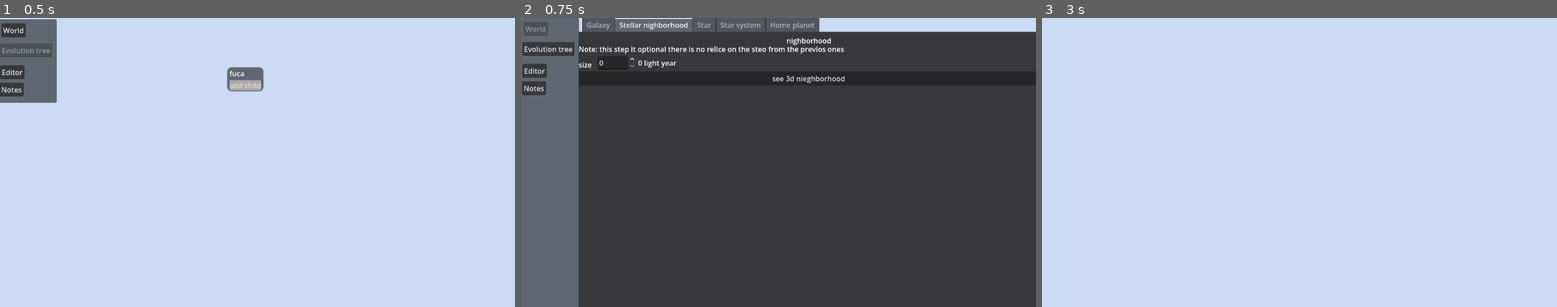
Above: before the commit, frames 1-3 (left to right).
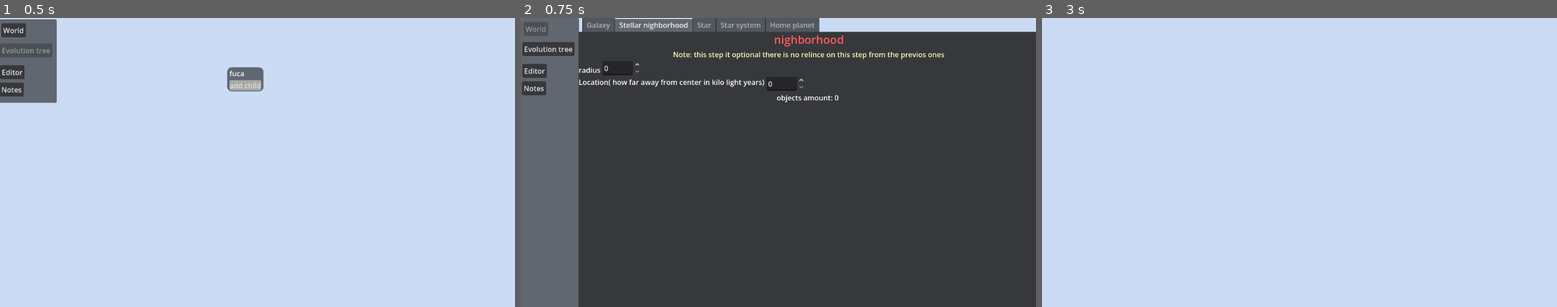
Above: after the commit, the same moments.

Repository: spicode/Planethra
Game: Godot game, scene res://main/scenes/main.tscn
Same seed, same stepped clock (60 frames per second), same inputs: the game is played once before the commit and once after it.
Inputs (mouse positions are in pixels of both pictures, inside the frame that each line leads up to):
- Up to frame 1 (0.5 s): no input
- Up to frame 2 (0.75 s): click "World" at 0.5 s
- Up to frame 3 (3 s): click (1330, 78) at 1.25 s, where only the run before the commit has a clickable "see 3d nieghborhood"; click "Evolution tree" at 2 s; click "Notes" at 2.75 s

Frame 1 is identical in both runs. In frame 2, 2.2% of the frame differs, in the area x 11-83%, y 6-30%; in frame 3, nothing differs.

Commit message:
stars and shit

Diff:
--- a/Global.gd
+++ b/Global.gd
@@ -56,3 +56,5 @@
 
 	var rgb = Color(round(Red),round(Green),round(Blue))
 	return rgb;
+func is_in_range(min,max,value) -> bool:
+	return value>min and value < max
--- a/start/galaxymake.gd
+++ b/start/galaxymake.gd
@@ -1,9 +1,9 @@
 extends PanelContainer
 
-
-
-
+@export var main:Control
 func _on_line_edit_value_changed(value: float) -> void:
 	var galsize=value
 	$VBoxContainer/Container2/Label4.text = str(round(galsize*0.47)," - ",round(galsize*0.6))
-	$"../..".galaxySize=galsize
+	main.galaxyHabitableZoneMin=round(galsize*0.47)
+	main.galaxyHabitableZoneMax=round(galsize*0.6)
+	main.galaxySize=galsize
--- /dev/null
+++ b/start/star.gd
@@ -0,0 +1,35 @@
+extends Resource
+class_name Star
+enum starType{
+O,
+B,
+A,
+F,
+G,
+K,
+M,
+D,
+L,T,Y,
+OTHER
+}
+var maxAge
+var currentAge
+var mass
+var radius
+var lumanucity
+var density
+var temprature
+var _color
+var habitableZone:Array[float]
+var type
+
+func makeStar(_mass,_currentAge=1.00) -> Star:
+	mass = _mass
+	radius=  mass^0.8 if mass < 1 else mass^0.57
+	lumanucity = 0.23*mass^2.3 if mass<0.43 else (mass^4 if mass<2 else mass^3.5)
+	density = mass/radius^3
+	temprature =((lumanucity/radius^2)^0.25)*5776
+	_color= Global.Kelvin2Rgb(temprature)
+	habitableZone[0]=snapped(sqrt(lumanucity/1.1),0.001)
+	habitableZone[1]= snapped(sqrt(lumanucity/0.53),0.001)
+	return self
--- a/start/start.gd
+++ b/start/start.gd
@@ -4,3 +4,7 @@
 var galaxySize:=0.0
 var nieghborhoodSize
 var starAmount
+var galaxyHabitableZoneMin
+var galaxyHabitableZoneMax
+var nignhborhoodLocation
+var nbrhdRadius
--- a/start/start.tscn
+++ b/start/start.tscn
@@ -4,6 +4,13 @@
 [ext_resource type="PackedScene" uid="uid://cthjy0uarg7ws" path="res://main/sidebar.tscn" id="2_pgi65"]
 [ext_resource type="Script" uid="uid://bq3gbtkexkrw1" path="res://start/galaxymake.gd" id="3_pgi65"]
 [ext_resource type="Script" uid="uid://dina4f0boe7sn" path="res://start/stellar_nighborhoodMaker.gd" id="4_k11ym"]
+
+[sub_resource type="LabelSettings" id="LabelSettings_s0q5u"]
+font_size = 25
+font_color = Color(1, 0.36, 0.36, 1)
+
+[sub_resource type="LabelSettings" id="LabelSettings_k11ym"]
+font_color = Color(1, 1, 0.69803923, 1)
 
 [node name="start" type="Control" unique_id=1499677919]
 layout_mode = 3
@@ -25,10 +32,11 @@
 offset_bottom = 654.0
 current_tab = 1
 
-[node name="Galaxy" type="PanelContainer" parent="TabContainer" unique_id=204116451]
+[node name="Galaxy" type="PanelContainer" parent="TabContainer" unique_id=204116451 node_paths=PackedStringArray("main")]
 visible = false
 layout_mode = 2
 script = ExtResource("3_pgi65")
+main = NodePath("../..")
 metadata/_tab_index = 0
 
 [node name="VBoxContainer" type="VBoxContainer" parent="TabContainer/Galaxy" unique_id=1018075628]
@@ -67,9 +75,10 @@
 layout_mode = 2
 size_flags_horizontal = 0
 
-[node name="Stellar nighborhood" type="PanelContainer" parent="TabContainer" unique_id=1398136542]
+[node name="Stellar nighborhood" type="PanelContainer" parent="TabContainer" unique_id=1398136542 node_paths=PackedStringArray("main")]
 layout_mode = 2
 script = ExtResource("4_k11ym")
+main = NodePath("../..")
 metadata/_tab_index = 1
 
 [node name="VBoxContainer" type="VBoxContainer" parent="TabContainer/Stellar nighborhood" unique_id=2032916494]
@@ -79,36 +88,62 @@
 layout_mode = 2
 size_flags_horizontal = 4
 size_flags_vertical = 0
-offset_transform_enabled = true
 offset_transform_position = Vector2(0, 8.175)
 offset_transform_visual_only = false
 text = "nighborhood"
+label_settings = SubResource("LabelSettings_s0q5u")
 
 [node name="Note" type="Label" parent="TabContainer/Stellar nighborhood/VBoxContainer" unique_id=1580649568]
 layout_mode = 2
-text = "Note: this step it optional there is no relice on the steo from the previos ones"
+size_flags_horizontal = 4
+text = "Note: this step it optional there is no relince on this step from the previos ones"
+label_settings = SubResource("LabelSettings_k11ym")
 
-[node name="HBoxContainer" type="HBoxContainer" parent="TabContainer/Stellar nighborhood/VBoxContainer" unique_id=1039990987]
+[node name="Size" type="HBoxContainer" parent="TabContainer/Stellar nighborhood/VBoxContainer" unique_id=1039990987]
 layout_mode = 2
 
-[node name="size" type="Label" parent="TabContainer/Stellar nighborhood/VBoxContainer/HBoxContainer" unique_id=1201557916]
+[node name="radius" type="Label" parent="TabContainer/Stellar nighborhood/VBoxContainer/Size" unique_id=1201557916]
 layout_mode = 2
 size_flags_horizontal = 0
 size_flags_vertical = 0
 offset_transform_enabled = true
 offset_transform_position = Vector2(0, 8.175)
 offset_transform_visual_only = false
-text = "size  "
+text = "radius"
 
-[node name="LineEdit" type="SpinBox" parent="TabContainer/Stellar nighborhood/VBoxContainer/HBoxContainer" unique_id=314396728]
+[node name="LineEdit" type="SpinBox" parent="TabContainer/Stellar nighborhood/VBoxContainer/Size" unique_id=314396728]
 layout_mode = 2
 size_flags_horizontal = 0
 
-[node name="Label" type="Label" parent="TabContainer/Stellar nighborhood/VBoxContainer/HBoxContainer" unique_id=1189834973]
+[node name="Location" type="HBoxContainer" parent="TabContainer/Stellar nighborhood/VBoxContainer" unique_id=413308342]
 layout_mode = 2
-text = "0 light year"
 
-[node name="Button" type="Button" parent="TabContainer/Stellar nighborhood/VBoxContainer" unique_id=61949454]
+[node name="location" type="Label" parent="TabContainer/Stellar nighborhood/VBoxContainer/Location" unique_id=579464601]
+layout_mode = 2
+size_flags_horizontal = 0
+size_flags_vertical = 0
+offset_transform_position = Vector2(0, 8.175)
+offset_transform_visual_only = false
+text = "Location( how far away from center in kilo light years)"
+
+[node name="location2" type="SpinBox" parent="TabContainer/Stellar nighborhood/VBoxContainer/Location" unique_id=2132977998]
+layout_mode = 2
+size_flags_horizontal = 0
+
+[node name="Warning" type="Label" parent="TabContainer/Stellar nighborhood/VBoxContainer/Location" unique_id=1093191014]
+visible = false
+layout_mode = 2
+size_flags_horizontal = 4
+size_flags_vertical = 8
+text = "Location not in range"
+
+[node name="Label2" type="Label" parent="TabContainer/Stellar nighborhood/VBoxContainer" unique_id=1189834973]
+layout_mode = 2
+size_flags_horizontal = 4
+text = "objects amount: 0 "
+
+[node name="Button" type="Button" parent="TabContainer/Stellar nighborhood" unique_id=61949454]
+visible = false
 layout_mode = 2
 text = "see 3d nieghborhood"
 
@@ -128,4 +163,5 @@
 metadata/_tab_index = 4
 
 [connection signal="value_changed" from="TabContainer/Galaxy/VBoxContainer/Container/LineEdit" to="TabContainer/Galaxy" method="_on_line_edit_value_changed"]
-[connection signal="value_changed" from="TabContainer/Stellar nighborhood/VBoxContainer/HBoxContainer/LineEdit" to="TabContainer/Stellar nighborhood" method="_on_line_edit_value_changed"]
+[connection signal="value_changed" from="TabContainer/Stellar nighborhood/VBoxContainer/Size/LineEdit" to="TabContainer/Stellar nighborhood" method="_on_line_edit_value_changed"]
+[connection signal="value_changed" from="TabContainer/Stellar nighborhood/VBoxContainer/Location/location2" to="TabContainer/Stellar nighborhood" method="_on_location_2_value_changed"]
--- a/start/stellar_nighborhoodMaker.gd
+++ b/start/stellar_nighborhoodMaker.gd
@@ -1,15 +1,21 @@
 extends PanelContainer
 
 
-# Called when the node enters the scene tree for the first time.
-func _ready() -> void:
-	pass # Replace with function body.
+@export var main:Control
+var nighborhoodsize
+func _on_line_edit_value_changed(value: float) -> void:
+	nighborhoodsize=value
+	main.nbrhdRadius= value
 
 
-# Called every frame. 'delta' is the elapsed time since the previous frame.
-func _process(delta: float) -> void:
-	pass
+func _on_location_2_value_changed(value: float) -> void:
+	if Global.is_in_range(main.galaxyHabitableZoneMin,main.galaxyHabitableZoneMax,value):
+		main.nignhborhoodLocation=value
+		$VBoxContainer/Location/Warning.visible=false
 
-
-func _on_line_edit_value_changed(value: float) -> void:
-	pass
+	else:
+		$VBoxContainer/Location/location2.value=0
+		$VBoxContainer/Location/Warning.visible=true
+		$VBoxContainer/Location/Warning.text=str("Location not in habitable zone. habitable zone: ",main.galaxyHabitableZoneMin," - ", main.galaxyHabitableZoneMax)
+		await get_tree().create_timer(3).timeout
+		$VBoxContainer/Location/Warning.visible=false
Not shown, added: start/star.gd.uid
Not shown, changed: README.md
